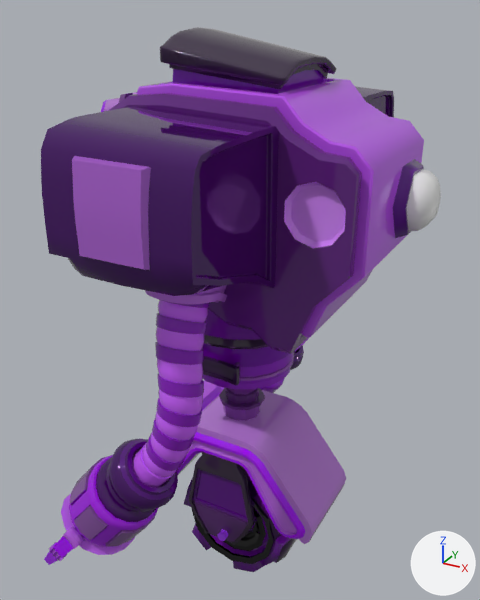
An edit to the FBX model Assets/_Project/Models/mitaVegasBBO.fbx, drawn before and after from the same camera.
One viewpoint serves both versions: a 50 mm lens placed at (0.858, -1.55, 1.704), pointed at (0.002, 0.006, 0.927). The lights are fixed; the arrows at lower right show +X, +Y and +Z. Where no turn or scale is listed for an object, it has been applied to the vertices.

The older version as bpy lines, for what is in view:
```python
me_cube_005 = bpy.data.meshes.new('Cube.005')
me_cube_005.from_pydata(...)  # 658 vertices, 604 faces; spans x -0.382..0.244, y -0.15..0.15, z -0.169..0.227
# faces by material slot: [602, 2]
me_cube_005.materials.append(mat_gc)  # picture img_fullcoloratlas_png
me_cube_005.materials.append(mat_light)  # white #e7e7e7
me_cylinder_005 = bpy.data.meshes.new('Cylinder.005')
me_cylinder_005.from_pydata(...)  # 70 vertices, 62 faces; spans x -0.1265..0.0118, y -0.0696..0.0696, z 0.1567..0.254
me_cylinder_005.materials.append(mat_gc)  # picture img_fullcoloratlas_png
me_cylinder_007 = bpy.data.meshes.new('Cylinder.007')
me_cylinder_007.from_pydata(...)  # 1202 vertices, 1212 faces; spans x -0.202..0.19, y -0.165..0.165, z -0.196..0.196
me_cylinder_007.materials.append(mat_gc)  # picture img_fullcoloratlas_png
ob_body = bpy.data.objects.new('body', me_cylinder_005)
ob_body.location = (0.07, 0.0, 0.384)
ob_body_005 = bpy.data.objects.new('body.005', me_cube_005)
ob_body_005.location = (0.077, 0.0, 0.328)
ob_wheel = bpy.data.objects.new('wheel', me_cylinder_007)
ob_wheel.location = (0.036, 0.0, 0.187)
# also in view: 'body.015' at (-0.252, -0.534, 0.339); 'body.003' at (0.016, 0.0, 0.807); 'body.007' at (-0.087, -0.413, 0.736); 'body.004' at (0.018, 0.0, 0.978); 'ass.001' at (0.086, 0.0, 1.296)
```
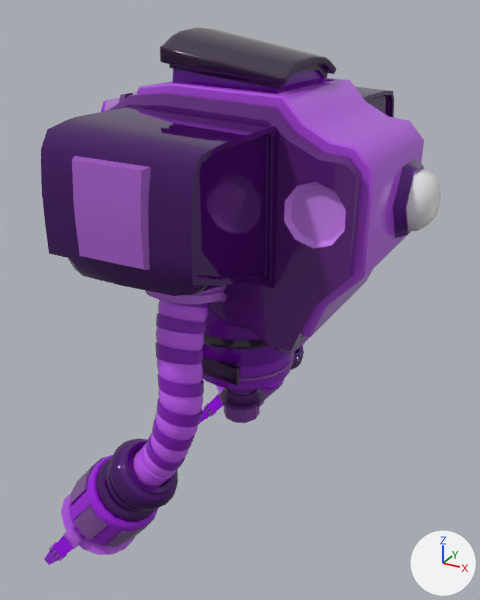
The newer file is also turned or shifted as a whole; pictures and numbers use the older file's frame.

Pixel boxes (x1, y1, x2, y2) of what changed, in the pictures (480 x 600 px):
```json
{"object": "body.005", "change": "deleted", "before": [178, 380, 346, 545], "on screen": "purple"}
{"object": "wheel", "change": "deleted", "before": [184, 467, 297, 572]}
```

Scene script edits in JSON lines:
```json
{"op": "remove", "block": "ob_body_005", "code": ["ob_body_005 = bpy.data.objects.new('body.005', me_cube_005)", "ob_body_005.location = (0.077, 0.0, 0.328)"]}
{"op": "remove", "block": "ob_wheel", "code": ["ob_wheel = bpy.data.objects.new('wheel', me_cylinder_007)", "ob_wheel.location = (0.036, 0.0, 0.187)"]}
```
